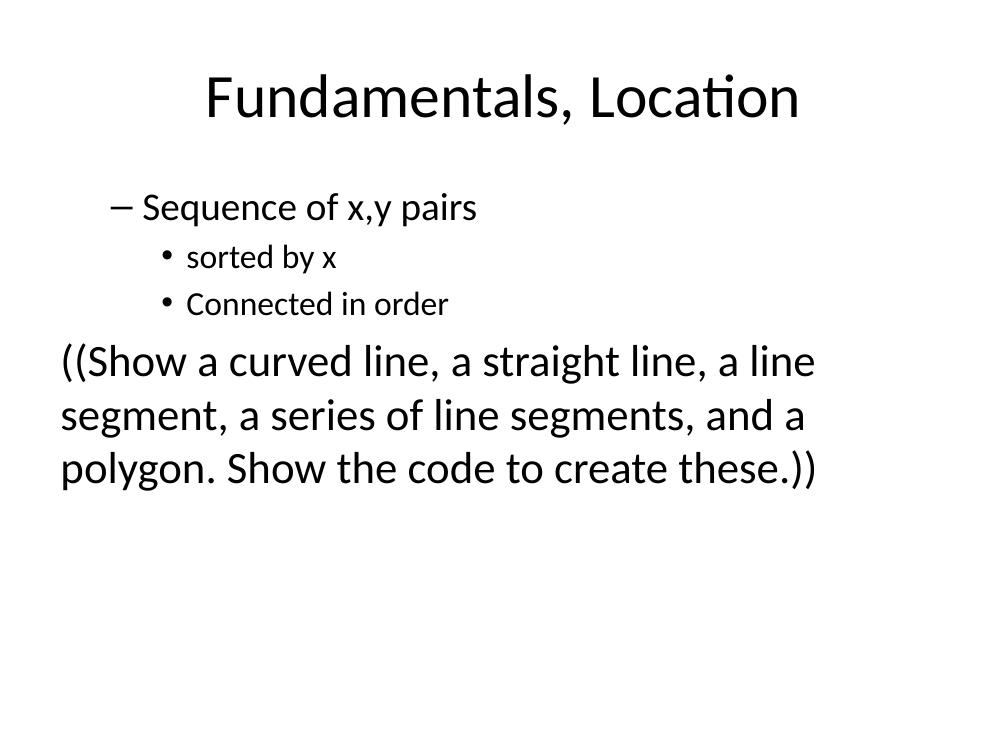
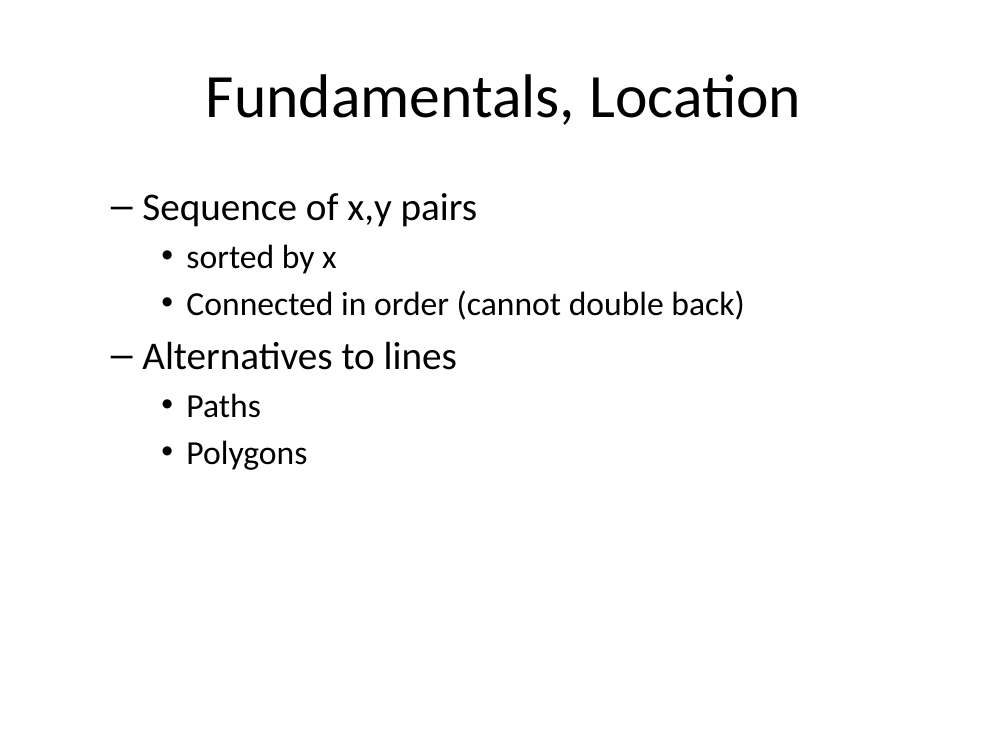
Before and after one commit to pmean/data-visualization, a slide deck: slide 5 of data-viz-03/component/fundamentals.pptx. Drawn at 1008x756 pixels with LibreOffice and Linux fonts; fonts in the diff are those of the drawing. Boxes give left, top, right and bottom in pixels: in the first picture for what was removed or moved away, otherwise in the second. Text is boxed around its words. In the diff, an @@ line names an element or a change of style, - is before the commit and + after.

Commit message:
Work on dotted and dashed lines in data-viz-03

```diff
--- a/data-viz-03/component/fundamentals.pptx
+++ b/data-viz-03/component/fundamentals.pptx
@@ text at [142, 290, 744, 470]: text changed; size 32 to 24 pt @@
-    • Connected in order
-((Show a curved line, a straight line, a line segment, a series of line segments, and a polygon. Show the code to create these.))
+    • Connected in order (cannot double back)
+  – Alternatives to lines
+    • Paths
+    • Polygons
```
Also in this commit, not shown: 4 slides added, 8 other files.
